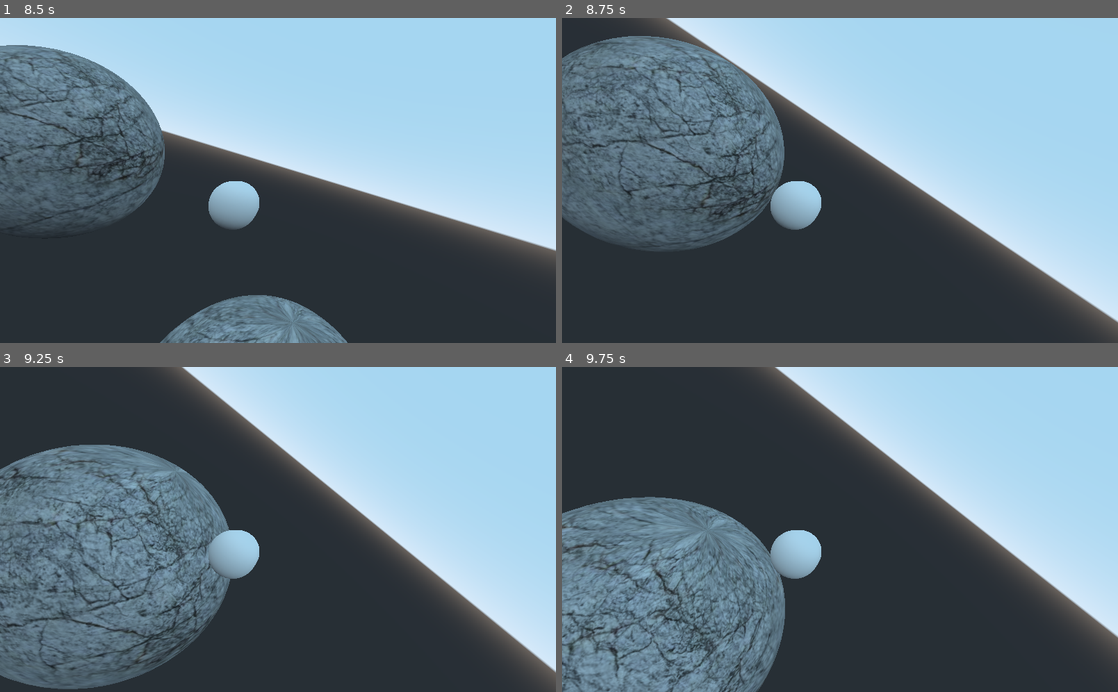
Above: before the commit, frames 1-4 (two rows, left to right).
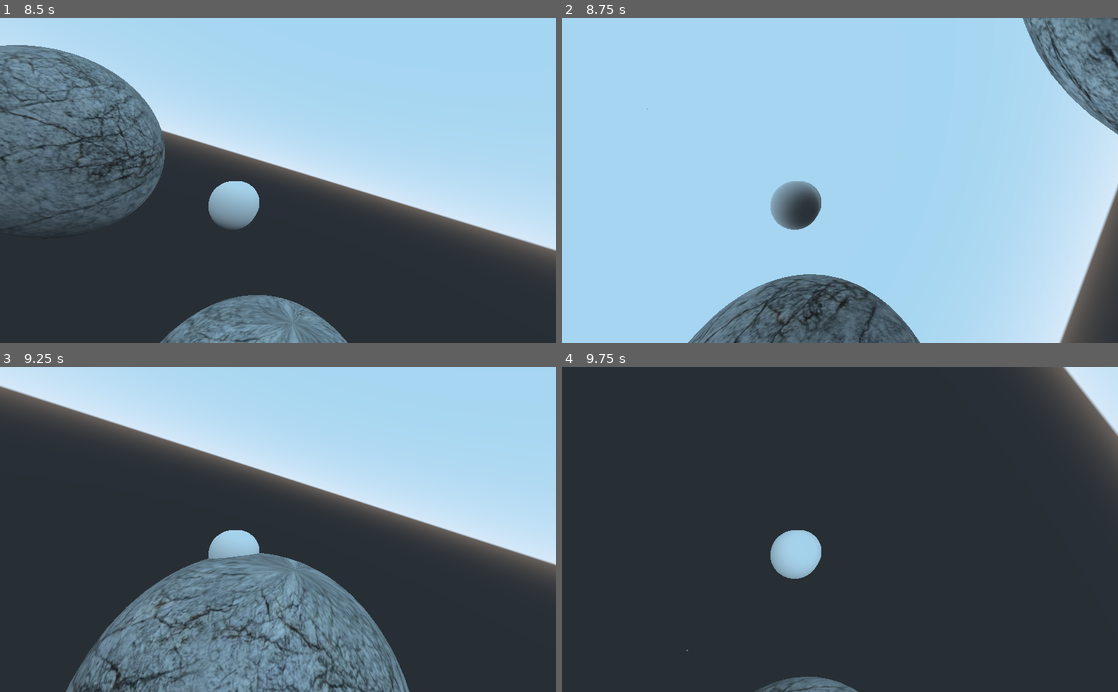
Above: after the commit, the same moments.

Repository: Fazzke/WELTTRAUM
Game: Godot game, scene res://Weltraum.tscn
The game is run twice, just before and just after one commit, with the same random seed, the same clock (stepped at 60 frames per second) and the same inputs.
Inputs:
- Up to frame 1 (8.5 s): tap Enter at 0.5 s; hold Right (ui_right) 0.53-1.28 s; hold Down (ui_down) 1.28-2.03 s; hold Right (ui_right) 2.03-2.78 s; hold Up (ui_up) 2.78-3.53 s; hold Left (ui_left) 3.53-5.03 s; hold Down (ui_down) 5.03-5.78 s; hold Right (ui_right) 5.78-6.53 s; hold Up (ui_up) 6.53-7.28 s; hold Right (ui_right) 7.28-8.03 s; hold Down (ui_down) from 8.03 s (still down)
- Up to frame 2 (8.75 s): keep holding Down (ui_down)
- Up to frame 3 (9.25 s): release Down (ui_down) at 8.78 s; hold Left (ui_left) from 8.78 s (still down)
- Up to frame 4 (9.75 s): release Left (ui_left) at 9.53 s; hold Up (ui_up) from 9.53 s (still down)

Frame 1 is identical in both runs. In frame 2, 73% of the frame differs, in the area x 0-100%, y 0-100%; in frame 3, 57%; in frame 4, 51%.

Commit message:
hop between planets

Diff:
--- a/RigidBodyPlayer.gd
+++ b/RigidBodyPlayer.gd
@@ -1,32 +1,38 @@
 extends RigidBody
 
-onready var planet = get_node("/root/Weltraum/StaticBody")
+onready var planet1 = get_node("/root/Weltraum/StaticBody")
 onready var planet2 = get_node("/root/Weltraum/StaticBody2")
 var gravity_direction = Vector3();
 var move_force = 15
 var jump_force = 10
-
-var planet_name = "planet1"
+var current_planet = null
 
 func _ready():
-	_calc_gravity_direction("planet2", planet)
-
+	current_planet = planet1
+	_calc_gravity_direction(current_planet)
 
 func _process(delta):
-
-	if planet_name == "planet1":
-		_calc_gravity_direction(planet_name, planet)
-
+	_calc_gravity_direction(current_planet)
+	_calc_nearest_planet(planet1, planet2)
 	_move()
 
+func _calc_nearest_planet(planet1, planet2):
+	#Sind die Begrenzungspunkte der Strecke P1(x1, y1, z1) und P2(x2,y2,z2), dann gilt für die Länge s der Strecke:
+	#s2 = (x2-x1)2+(y2-y1)2+(z2-z1)2
+	var planet1_to_player_distance = abs(((planet1.transform.origin.x - transform.origin.x) * 2) + ((planet1.transform.origin.y - transform.origin.y) * 2) + ((planet1.transform.origin.z - transform.origin.z) * 2) * 1.0000)
+	var planet2_to_player_distance = abs(((planet2.transform.origin.x - transform.origin.x) * 2) + ((planet2.transform.origin.y - transform.origin.y) * 2) + ((planet2.transform.origin.z - transform.origin.z) * 2) * 1.0000)
+
+	if planet1_to_player_distance >= planet2_to_player_distance:
+		current_planet = planet2
+	else:
+		current_planet = planet1
 
 func _integrate_forces(state):
 	_walk_around_planet(state)
 
 
-func _calc_gravity_direction(planet_name, planet_node):
+func _calc_gravity_direction(planet_node):
 	gravity_direction = (planet_node.transform.origin - transform.origin).normalized()
-	print(gravity_direction)
 
 func _walk_around_planet(state):
 	# allign the players y-axis (up and down) with the planet's gravity direciton:
@@ -51,10 +57,6 @@
 	#jump:
 	if Input.is_action_just_pressed("ui_space"):
 		apply_impulse(Vector3.UP, jump_force * global_transform.basis.y)
-
-func set_planet_name(n):
-	print ("setting new planet: ", n)
-	planet_name = n
 
 #export var rotation_speed := 8.0
 ###lalal
--- a/Weltraum.tscn
+++ b/Weltraum.tscn
@@ -17,8 +17,6 @@
 [sub_resource type="CapsuleShape" id=4]
 
 [sub_resource type="CapsuleMesh" id=5]
-
-[sub_resource type="SphereMesh" id=7]
 
 [node name="Weltraum" type="Spatial"]
 
Not shown: 1 places in Weltraum.tscn that only renumber resources
